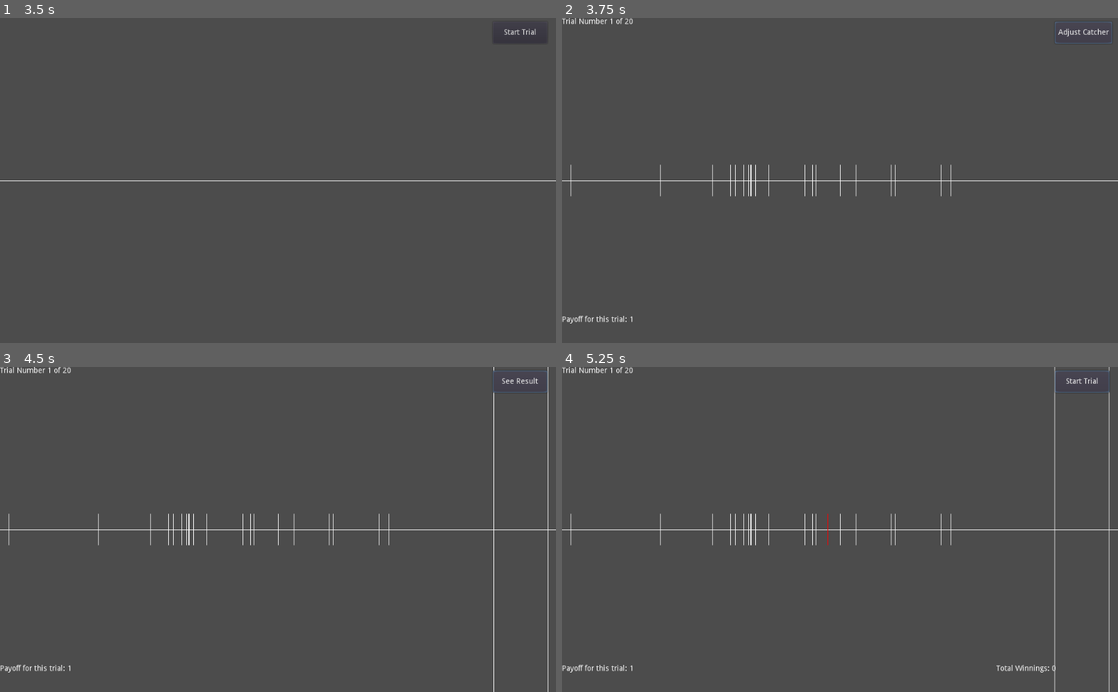
Above: before the commit, frames 1-4 (two rows, left to right).
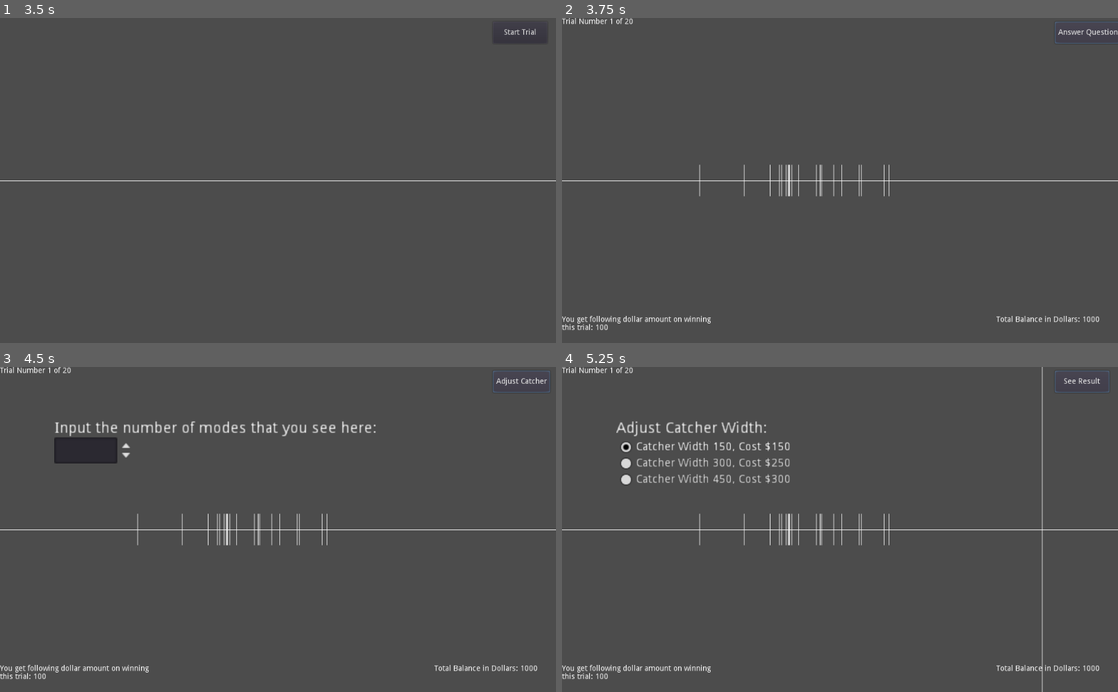
Above: after the commit, the same moments.

Repository: pb6191/bimodalGame
Game: Godot game, scene res://Menu.tscn
Two runs of this game, one before a commit and one after it. Both use one fixed random seed, a clock stepped at 60 frames per second and the inputs below.
Inputs (mouse positions are in pixels of both pictures, inside the frame that each line leads up to):
- Up to frame 1 (3.5 s): click (433, 138) at 0.52 s; type "12" at 0.6 s; click "START" at 1.25 s; click (111, 96) at 2.02 s; type "12" at 2.1 s; click (111, 148) at 2.25 s; type "12" at 2.33 s; click (111, 203) at 2.48 s; type "12" at 2.57 s; click "NEXT" at 2.75 s
- Up to frame 2 (3.75 s): click "Start Trial" at 3.5 s
- Up to frame 3 (4.5 s): click "Adjust Catcher" (after the commit: "Answer Question") at 4.25 s
- Up to frame 4 (5.25 s): click "See Result" (after the commit: "Adjust Catcher") at 5 s

Frame 1 is identical in both runs. In frame 2, 1.2% of the frame differs, in the area x 0-100%, y 1-97%; in frame 3, 3.1%; in frame 4, 3.3%, in the area x 0-99%, y 0-100%.

Commit message:
add graph and catcher choices

Diff:
--- a/Button.gd
+++ b/Button.gd
@@ -48,14 +48,14 @@
 	global.samArr = global.sample.split(",")
 	global.participCode = $"../LineEdit7".text
 	if global.back2backDesign == 1:
-		global.disArr = ["0"]
+		global.disArr = ["0", "500"]
 		#std dev is doubled if the distance between peaks is 0
 		#separate logic if distance >= 600
 		global.devArr = ["83"]
 		global.proArr = ["50"]
 		#global.catArr = ["832"]
-		global.catArr = ["100"]
-		global.payArr = ["1"]
+		global.catArr = ["150"]
+		global.payArr = ["100"]
 		global.samArr = ["20"]
-		global.trials = 20
+		global.trials = 10
 	get_tree().change_scene("res://Screen.tscn")
--- a/IntermidScrn.gd
+++ b/IntermidScrn.gd
@@ -17,14 +17,14 @@
 
 
 func _on_ButtonIntermed_pressed():
-	global.disArr = ["500", "0", "666"]
+	global.disArr = ["500", "0", "250", "200", "300", "400"]
 	#std dev is doubled if the distance between peaks is 0
 	#separate logic if distance >= 600
 	global.devArr = ["83"]
 	global.proArr = ["50"]
 	#global.catArr = ["332", "832"]
-	global.catArr = ["100"]
-	global.payArr = ["1"]
+	global.catArr = ["150"]
+	global.payArr = ["100"]
 	global.samArr = ["20"]
-	global.trials = 20
+	global.trials = [10, 50, 10, 10, 10, 10]
 	get_tree().change_scene("res://Main.tscn")
--- a/Main.gd
+++ b/Main.gd
@@ -29,10 +29,13 @@
 var tempOdd
 var tempIndex
 var tempX
+var SDmultiplierUnimodal=1
 
 var txt1 = "Start Trial"
+var txt1mid = "Answer Question"
 var txt2 = "Adjust Catcher"
 var txt3 = "See Result"
+var txt3mid = "Display Graph"
 var freshPress = false
 
 var traceFolder
@@ -46,19 +49,39 @@
 var temp4
 var catchersp2
 var catchersp3
+var startingCatcherWidth
+var catcherCost
 
 var readyclick = 0
 var catcheroutside = 0
 var offset
 var numcatchers
+var modesSaid
 var greenlist
+var drawGraph = false
+
+func _draw():
+	if drawGraph == true:
+		var drawing = PoolVector2Array()
+		var yPoint
+		for i in range(-1000, 1000):
+			yPoint = 200-(30000*(0.5*(1/(FULLdevArr1[FULLindexArr1[trialNum]]*1.41421*1.77245))*(pow(2.71828, (-0.5*(pow(((i-(FULLdisArr1[FULLindexArr1[trialNum]]/2))/FULLdevArr1[FULLindexArr1[trialNum]]), 2))))) + 0.5*(1/(FULLdevArr1[FULLindexArr1[trialNum]]*1.41421*1.77245))*(pow(2.71828, (-0.5*(pow(((i+(FULLdisArr1[FULLindexArr1[trialNum]]/2))/FULLdevArr1[FULLindexArr1[trialNum]]), 2)))))))
+			drawing.push_back(Vector2(i+offset, yPoint))
+		for index_point in range(1999):
+			draw_line(drawing[index_point], drawing[index_point + 1], Color(1, 1, 1, 1))
+
+func sum(arr:Array):
+	var result = 0
+	for i in arr:
+		result+=i
+	return result
 
 # Called when the node enters the scene tree for the first time.
 func _ready():
 	global.playItertn += 1
 	if (global.back2backDesign == 1):
 		if global.playItertn == 1:
-			global.win = 0
+			global.win = 1000
 	else:
 		global.win = 0
 	traceFolderName = generate_word(characters, 10)
@@ -70,20 +93,36 @@
 	payArr1 = global.payArr
 	samArr1 = global.samArr
 	trials1 = global.trials
-	totalTrials = len(disArr1)*len(devArr1)*len(proArr1)*len(catArr1)*len(payArr1)*len(samArr1)*trials1
-	for i1 in int(trials1):
+	if typeof(trials1) == TYPE_INT:
+		totalTrials = len(disArr1)*len(devArr1)*len(proArr1)*len(catArr1)*len(payArr1)*len(samArr1)*trials1
+		for i1 in int(trials1):
+			for i2 in len(disArr1):
+				for i3 in len(devArr1):
+					for i4 in len(proArr1):
+						for i5 in len(catArr1):
+							for i6 in len(payArr1):
+								for i7 in len(samArr1):
+									FULLdisArr1.push_back(float(disArr1[i2]))
+									FULLdevArr1.push_back(float(devArr1[i3]))
+									FULLproArr1.push_back(float(proArr1[i4]))
+									FULLcatArr1.push_back(float(catArr1[i5]))
+									FULLpayArr1.push_back(float(payArr1[i6]))
+									FULLsamArr1.push_back(float(samArr1[i7]))
+	if typeof(trials1) == TYPE_ARRAY:
+		totalTrials = len(devArr1)*len(proArr1)*len(catArr1)*len(payArr1)*len(samArr1)*sum(trials1)
 		for i2 in len(disArr1):
-			for i3 in len(devArr1):
-				for i4 in len(proArr1):
-					for i5 in len(catArr1):
-						for i6 in len(payArr1):
-							for i7 in len(samArr1):
-								FULLdisArr1.push_back(float(disArr1[i2]))
-								FULLdevArr1.push_back(float(devArr1[i3]))
-								FULLproArr1.push_back(float(proArr1[i4]))
-								FULLcatArr1.push_back(float(catArr1[i5]))
-								FULLpayArr1.push_back(float(payArr1[i6]))
-								FULLsamArr1.push_back(float(samArr1[i7]))
+			for i1 in int(trials1[i2]):
+				for i3 in len(devArr1):
+					for i4 in len(proArr1):
+						for i5 in len(catArr1):
+							for i6 in len(payArr1):
+								for i7 in len(samArr1):
+									FULLdisArr1.push_back(float(disArr1[i2]))
+									FULLdevArr1.push_back(float(devArr1[i3]))
+									FULLproArr1.push_back(float(proArr1[i4]))
+									FULLcatArr1.push_back(float(catArr1[i5]))
+									FULLpayArr1.push_back(float(payArr1[i6]))
+									FULLsamArr1.push_back(float(samArr1[i7]))
 	for i8 in int(totalTrials):
 		FULLindexArr1.push_back(i8)
 	for k in int(totalTrials):
@@ -110,14 +149,14 @@
 		#	$"Sprite3".position.x -=1
 		if InputEventMouseMotion:
 			if catcheroutside == 0:
-				$"Sprite2".position.x = get_global_mouse_position().x - int(FULLcatArr1[FULLindexArr1[trialNum]]/2)
-				$"Sprite3".position.x = get_global_mouse_position().x + int(FULLcatArr1[FULLindexArr1[trialNum]]/2)
+				$"Sprite2".position.x = get_global_mouse_position().x - startingCatcherWidth
+				$"Sprite3".position.x = get_global_mouse_position().x + startingCatcherWidth
 			else:
 				$"Sprite2".position.x = -20
 				$"Sprite3".position.x = -20
 		if Input.is_action_just_pressed("lmb"):
 			readyclick = 1
-		if Input.is_action_just_released("lmb") and readyclick == 1:
+		if Input.is_action_just_released("lmb") and readyclick == 1 and !($"Sprite3".position.x<0):
 			readyclick = 0
 			spawnOneCatcher()
 
@@ -132,12 +171,12 @@
 	if FULLdisArr1[FULLindexArr1[trialNum]] < 600:
 		if rng3.randi_range(1, 100) <= FULLproArr1[FULLindexArr1[trialNum]]:
 			if (global.back2backDesign == 1 and int(FULLdisArr1[FULLindexArr1[trialNum]]) == 0):
-				tempX = offset + int(rng2.randfn(0.0, (2*FULLdevArr1[FULLindexArr1[trialNum]]))) - int(FULLdisArr1[FULLindexArr1[trialNum]]/2)
+				tempX = offset + int(rng2.randfn(0.0, (SDmultiplierUnimodal*FULLdevArr1[FULLindexArr1[trialNum]]))) - int(FULLdisArr1[FULLindexArr1[trialNum]]/2)
 			else:
 				tempX = offset + int(rng2.randfn(0.0, FULLdevArr1[FULLindexArr1[trialNum]])) - int(FULLdisArr1[FULLindexArr1[trialNum]]/2)
 		else:
 			if (global.back2backDesign == 1 and int(FULLdisArr1[FULLindexArr1[trialNum]]) == 0):
-				tempX = offset + int(rng2.randfn(0.0, (2*FULLdevArr1[FULLindexArr1[trialNum]]))) + int(FULLdisArr1[FULLindexArr1[trialNum]]/2)
+				tempX = offset + int(rng2.randfn(0.0, (SDmultiplierUnimodal*FULLdevArr1[FULLindexArr1[trialNum]]))) + int(FULLdisArr1[FULLindexArr1[trialNum]]/2)
 			else:
 				tempX = offset + int(rng2.randfn(0.0, FULLdevArr1[FULLindexArr1[trialNum]])) + int(FULLdisArr1[FULLindexArr1[trialNum]]/2)
 	else:
@@ -184,7 +223,7 @@
 		else:
 			$"AudioStreamPlayerL".play()
 			temp2.modulate = Color( 1, 0, 0, 1 )
-		$"RichTextLabel2".text = "Total Winnings: "+str(global.win)
+		$"RichTextLabel2".text = "Total Balance in Dollars: "+str(global.win)
 		get_node("Node/"+traceFolderName).add_child(temp2)
 
 func spawnModes():
@@ -199,7 +238,9 @@
 			temp4 = $"Spritedot".duplicate()
 			temp4.set_name(generate_word(characters, 10))
 			temp4.position.x = offset + int(FULLdisArr1[FULLindexArr1[trialNum]]/2)
-			if (numcatchers == 3 and temp2.position.x in greenlist and temp3.position.x in greenlist and temp4.position.x in greenlist):
+			# replacing numcatchers with modesSaid
+			#if (numcatchers == 3 and temp2.position.x in greenlist and temp3.position.x in greenlist and temp4.position.x in greenlist):
+			if (modesSaid == 3 and temp2.position.x in greenlist and temp3.position.x in greenlist and temp4.position.x in greenlist):
 				global.win += FULLpayArr1[FULLindexArr1[trialNum]]
 				$"AudioStreamPlayerW".play()
 				temp2.modulate = Color( 0, 1, 0, 1 )
@@ -210,7 +251,7 @@
 				temp2.modulate = Color( 1, 0, 0, 1 )
 				temp3.modulate = Color( 1, 0, 0, 1 )
 				temp4.modulate = Color( 1, 0, 0, 1 )
-			$"RichTextLabel2".text = "Total Winnings: "+str(global.win)
+			$"RichTextLabel2".text = "Total Balance in Dollars: "+str(global.win)
 			get_node("Node/"+traceFolderName).add_child(temp2)
 			get_node("Node/"+traceFolderName).add_child(temp3)
 			get_node("Node/"+traceFolderName).add_child(temp4)
@@ -219,14 +260,16 @@
 			temp2 = $"Spritedot".duplicate()
 			temp2.set_name(generate_word(characters, 10))
 			temp2.position.x = offset
-			if (numcatchers == 1 and temp2.position.x in greenlist):
+			# replacing numcatchers with modesSaid
+			#if (numcatchers == 1 and temp2.position.x in greenlist):
+			if (modesSaid == 1 and temp2.position.x in greenlist):
 				global.win += FULLpayArr1[FULLindexArr1[trialNum]]
 				$"AudioStreamPlayerW".play()
 				temp2.modulate = Color( 0, 1, 0, 1 )
 			else:
 				$"AudioStreamPlayerL".play()
 				temp2.modulate = Color( 1, 0, 0, 1 )
-			$"RichTextLabel2".text = "Total Winnings: "+str(global.win)
+			$"RichTextLabel2".text = "Total Balance in Dollars: "+str(global.win)
 			get_node("Node/"+traceFolderName).add_child(temp2)
 	else:
 		if has_node("Spritedot"):
@@ -236,7 +279,9 @@
 			temp4 = $"Spritedot".duplicate()
 			temp4.set_name(generate_word(characters, 10))
 			temp4.position.x = offset + int(FULLdisArr1[FULLindexArr1[trialNum]]/2)
-			if (numcatchers == 2 and temp3.position.x in greenlist and temp4.position.x in greenlist):
+			# replacing numcatchers with modesSaid
+			#if (numcatchers == 2 and temp3.position.x in greenlist and temp4.position.x in greenlist):
+			if (modesSaid == 2 and temp3.position.x in greenlist and temp4.position.x in greenlist):
 				global.win += FULLpayArr1[FULLindexArr1[trialNum]]
 				$"AudioStreamPlayerW".play()
 				temp3.modulate = Color( 0, 1, 0, 1 )
@@ -245,11 +290,13 @@
 				$"AudioStreamPlayerL".play()
 				temp3.modulate = Color( 1, 0, 0, 1 )
 				temp4.modulate = Color( 1, 0, 0, 1 )
-			$"RichTextLabel2".text = "Total Winnings: "+str(global.win)
+			$"RichTextLabel2".text = "Total Balance in Dollars: "+str(global.win)
 			get_node("Node/"+traceFolderName).add_child(temp3)
 			get_node("Node/"+traceFolderName).add_child(temp4)
 
 func spawnOneCatcher():
+	global.win -= catcherCost
+	$"RichTextLabel2".text = "Total Balance in Dollars: "+str(global.win)
 	print("catcher placed")
 	numcatchers += 1
 	for n1 in range($"Sprite2".position.x, $"Sprite3".position.x):
@@ -266,12 +313,15 @@
 func _on_Button_pressed():
 	if $"Button".text == txt1 and freshPress == true:
 		freshPress = false
+		drawGraph = false
+		$"RichTextLabel2".text = "Total Balance in Dollars: "+str(global.win)
+		update()
 		trialNum +=1
 		#rng4.randomize()
 		rng4.seed
 		offset = 500 + rng4.randi_range(-35, 35)
 		$"RichTextLabel".text = "Trial Number "+str(trialNum+1)+" of "+str(totalTrials)
-		$"RichTextLabel3".text = "Payoff for this trial: "+str(FULLpayArr1[FULLindexArr1[trialNum]])
+		$"RichTextLabel3".text = "You get following dollar amount on winning this trial: "+str(FULLpayArr1[FULLindexArr1[trialNum]])
 		$"Sprite2".visible = false
 		$"Sprite3".visible = false
 		for i4 in $"Catcher".get_children():
@@ -296,25 +346,54 @@
 		numcatchers = 0
 		greenlist = []
 		$"AudioStreamPlayerS".play()
+		$"Button".text = txt1mid
+	if $"Button".text == txt1mid and freshPress == true:
+		freshPress = false
+		$"RichTextLabel4".visible = true
+		modesSaid = 0
+		$"SpinBox".value = 0
+		$"SpinBox".visible = true
 		$"Button".text = txt2
 	if $"Button".text == txt2 and freshPress == true:
 		freshPress = false
+		modesSaid = $"SpinBox".value
+		$"RichTextLabel4".visible = false
+		$"SpinBox".visible = false
+		$"RichTextLabel5".visible = true
+		$"CheckBox".pressed = true
+		$"CheckBox".visible = true
+		$"CheckBox2".visible = true
+		$"CheckBox3".visible = true
 		var randPosnCatcher = (randi() % 1000) + 1
-		$"Sprite2".position.x = randPosnCatcher - int(FULLcatArr1[FULLindexArr1[trialNum]]/2)
-		$"Sprite3".position.x = randPosnCatcher + int(FULLcatArr1[FULLindexArr1[trialNum]]/2)
+		startingCatcherWidth = int(FULLcatArr1[FULLindexArr1[trialNum]]/2)
+		catcherCost = 150
+		$"Sprite2".position.x = randPosnCatcher - startingCatcherWidth
+		$"Sprite3".position.x = randPosnCatcher + startingCatcherWidth
 		$"Sprite2".visible = true
 		$"Sprite3".visible = true
 		$"Button".text = txt3
 	if $"Button".text == txt3 and freshPress == true:
 		freshPress = false
+		$"RichTextLabel5".visible = false
+		$"CheckBox".visible = false
+		$"CheckBox2".visible = false
+		$"CheckBox3".visible = false
 		#spawnOne()
+		#spawn modes as solution rather than a point from the distribution
 		spawnModes()
+		$"Button".text = txt3mid
+	if $"Button".text == txt3mid and freshPress == true:
+		freshPress = false
+		drawGraph = true
+		update()
 		if (trialNum+1)==totalTrials:
 			$"Button".text = "Main Screen"
 		else:
 			$"Button".text = txt1
 	if $"Button".text == "Main Screen" and freshPress == true:
 		freshPress = false
+		drawGraph = false
+		update()
 		if (global.back2backDesign == 1):
 			if global.playItertn == 1:
 				get_tree().change_scene("res://Intermid.tscn")
@@ -342,3 +421,50 @@
 
 func _on_Button_mouse_exited():
 	catcheroutside = 0
+
+
+func _on_RichTextLabel5_mouse_entered():
+	catcheroutside = 1
+
+
+func _on_RichTextLabel5_mouse_exited():
+	catcheroutside = 0
+
+
+func _on_CheckBox_mouse_entered():
+	catcheroutside = 1
+
+
+func _on_CheckBox_mouse_exited():
+	catcheroutside = 0
+
+
+func _on_CheckBox2_mouse_entered():
+	catcheroutside = 1
+
+
+func _on_CheckBox2_mouse_exited():
+	catcheroutside = 0
+
+
+func _on_CheckBox3_mouse_entered():
+	catcheroutside = 1
+
+
+func _on_CheckBox3_mouse_exited():
+	catcheroutside = 0
+
+
+func _on_CheckBox_button_down():
+	startingCatcherWidth = int(150/2)
+	catcherCost = 150
+
+
+func _on_CheckBox2_button_down():
+	startingCatcherWidth = int(300/2)
+	catcherCost = 250
+
+
+func _on_CheckBox3_button_down():
+	startingCatcherWidth = int(450/2)
+	catcherCost = 300
--- a/Main.tscn
+++ b/Main.tscn
@@ -6,6 +6,7 @@
 [ext_resource path="res://mixkit-video-game-win-2016.ogg" type="AudioStream" id=4]
 [ext_resource path="res://mixkit-retro-arcade-lose-2027.ogg" type="AudioStream" id=5]
 [ext_resource path="res://mixkit-coins-handling-1939.wav" type="AudioStream" id=6]
+[ext_resource path="res://catcher_buttongroup.tres" type="ButtonGroup" id=7]
 
 [node name="Node2D" type="Node2D"]
 script = ExtResource( 1 )
@@ -40,7 +41,7 @@
 
 [node name="RichTextLabel3" type="RichTextLabel" parent="."]
 margin_top = 550.0
-margin_right = 200.0
+margin_right = 300.0
 margin_bottom = 590.0
 __meta__ = {
 "_edit_use_anchors_": false
@@ -81,7 +82,92 @@
 [node name="Catcher" type="Node" parent="."]
 
 [node name="Catcher2" type="Node" parent="."]
+
+[node name="RichTextLabel4" type="RichTextLabel" parent="."]
+visible = false
+margin_left = 100.0
+margin_top = 100.0
+margin_right = 400.0
+margin_bottom = 115.0
+rect_scale = Vector2( 2, 2 )
+text = "Input the number of modes that you see here:"
+__meta__ = {
+"_edit_use_anchors_": false
+}
+
+[node name="RichTextLabel5" type="RichTextLabel" parent="."]
+visible = false
+margin_left = 100.0
+margin_top = 100.0
+margin_right = 250.0
+margin_bottom = 115.0
+rect_scale = Vector2( 2, 2 )
+text = "Adjust Catcher Width:"
+__meta__ = {
+"_edit_use_anchors_": false
+}
+
+[node name="SpinBox" type="SpinBox" parent="."]
+visible = false
+margin_left = 100.0
+margin_top = 130.0
+margin_right = 174.0
+margin_bottom = 154.0
+rect_scale = Vector2( 2, 2 )
+__meta__ = {
+"_edit_use_anchors_": false
+}
+
+[node name="CheckBox" type="CheckBox" parent="."]
+visible = false
+margin_left = 100.0
+margin_top = 130.0
+margin_right = 318.0
+margin_bottom = 154.0
+rect_scale = Vector2( 1.5, 1.5 )
+group = ExtResource( 7 )
+text = "Catcher Width 150, Cost $150"
+__meta__ = {
+"_edit_use_anchors_": false
+}
+
+[node name="CheckBox2" type="CheckBox" parent="."]
+visible = false
+margin_left = 100.0
+margin_top = 160.0
+margin_right = 318.0
+margin_bottom = 184.0
+rect_scale = Vector2( 1.5, 1.5 )
+group = ExtResource( 7 )
+text = "Catcher Width 300, Cost $250"
+__meta__ = {
+"_edit_use_anchors_": false
+}
+
+[node name="CheckBox3" type="CheckBox" parent="."]
+visible = false
+margin_left = 100.0
+margin_top = 190.0
+margin_right = 318.0
+margin_bottom = 214.0
+rect_scale = Vector2( 1.5, 1.5 )
+group = ExtResource( 7 )
+text = "Catcher Width 450, Cost $300"
+__meta__ = {
+"_edit_use_anchors_": false
+}
 [connection signal="button_down" from="Button" to="." method="_on_Button_button_down"]
 [connection signal="mouse_entered" from="Button" to="." method="_on_Button_mouse_entered"]
 [connection signal="mouse_exited" from="Button" to="." method="_on_Button_mouse_exited"]
 [connection signal="pressed" from="Button" to="." method="_on_Button_pressed"]
+[connection signal="mouse_entered" from="RichTextLabel5" to="." method="_on_RichTextLabel5_mouse_entered"]
+[connection signal="mouse_exited" from="RichTextLabel5" to="." method="_on_RichTextLabel5_mouse_exited"]
+[connection signal="button_down" from="CheckBox" to="." method="_on_CheckBox_button_down"]
+[connection signal="mouse_entered" from="CheckBox" to="." method="_on_CheckBox_mouse_entered"]
+[connection signal="mouse_exited" from="CheckBox" to="." method="_on_CheckBox_mouse_exited"]
+[connection signal="button_down" from="CheckBox2" to="." method="_on_CheckBox2_button_down"]
+[connection signal="mouse_entered" from="CheckBox2" to="." method="_on_CheckBox2_mouse_entered"]
+[connection signal="mouse_exited" from="CheckBox2" to="." method="_on_CheckBox2_mouse_exited"]
+[connection signal="button_down" from="CheckBox3" to="." method="_on_CheckBox3_button_down"]
+[connection signal="mouse_entered" from="CheckBox3" to="." method="_on_CheckBox3_mouse_entered"]
+[connection signal="mouse_exited" from="CheckBox3" to="." method="_on_CheckBox3_mouse_exited"]
--- /dev/null
+++ b/OptionButton.gd
@@ -0,0 +1,17 @@
+extends OptionButton
+
+
+# Declare member variables here. Examples:
+# var a = 2
+# var b = "text"
+
+
+# Called when the node enters the scene tree for the first time.
+func _ready():
+	pass
+
+
+
+# Called every frame. 'delta' is the elapsed time since the previous frame.
+#func _process(delta):
+#	pass
--- /dev/null
+++ b/catcher_buttongroup.tres
@@ -0,0 +1,3 @@
+[gd_resource type="ButtonGroup" format=2]
+
+[resource]
Not shown: 1 places in Main.tscn that only renumber resources
Not shown, changed: export_presets.cfg
